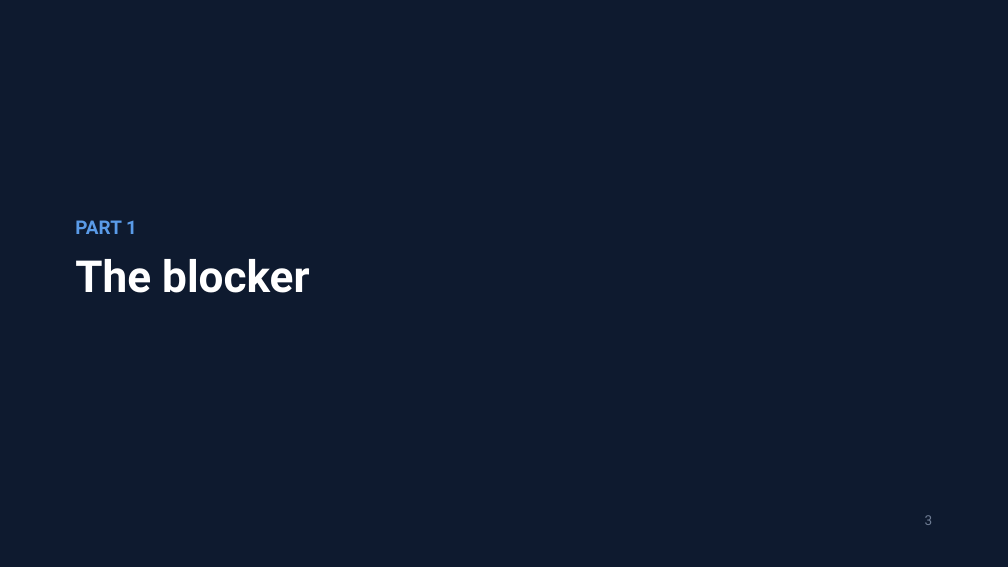
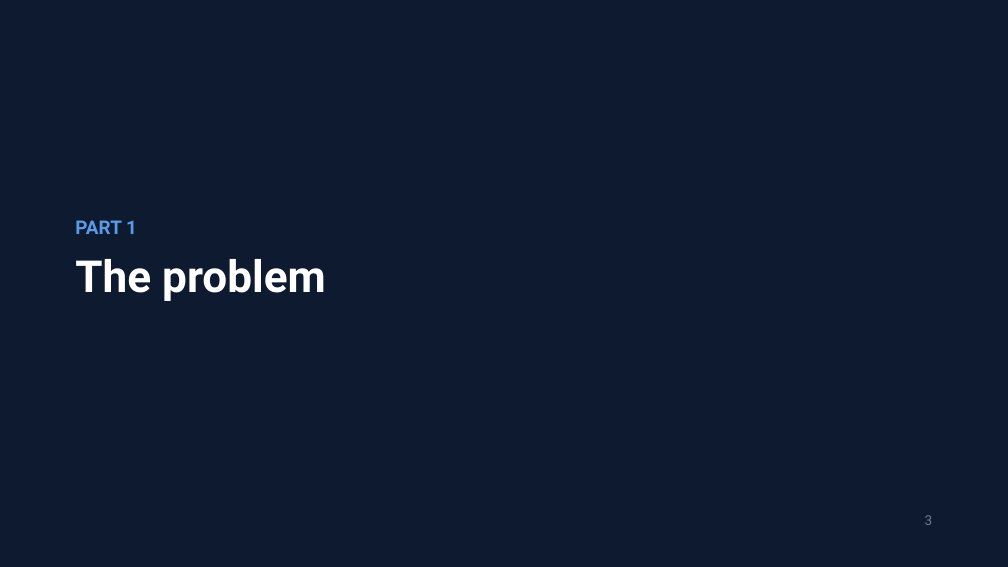
Before and after one commit to jzonthemtn/ldp-for-search, a slide deck: slide 3 of ldp_for_search_slides.pptx. Drawn at 1008x567 pixels with LibreOffice and Linux fonts; fonts in the diff are those of the drawing. Boxes give left, top, right and bottom in pixels: in the first picture for what was removed or moved away, otherwise in the second. Text is boxed around its words. In the diff, an @@ line names an element or a change of style, - is before the commit and + after.

```diff
--- a/ldp_for_search_slides.pptx
+++ b/ldp_for_search_slides.pptx
@@ text at box(75, 259, 326, 301): text changed @@
-The blocker
+The problem
```
Also in this commit, not shown: 14 other slides changed, 9 other files.
